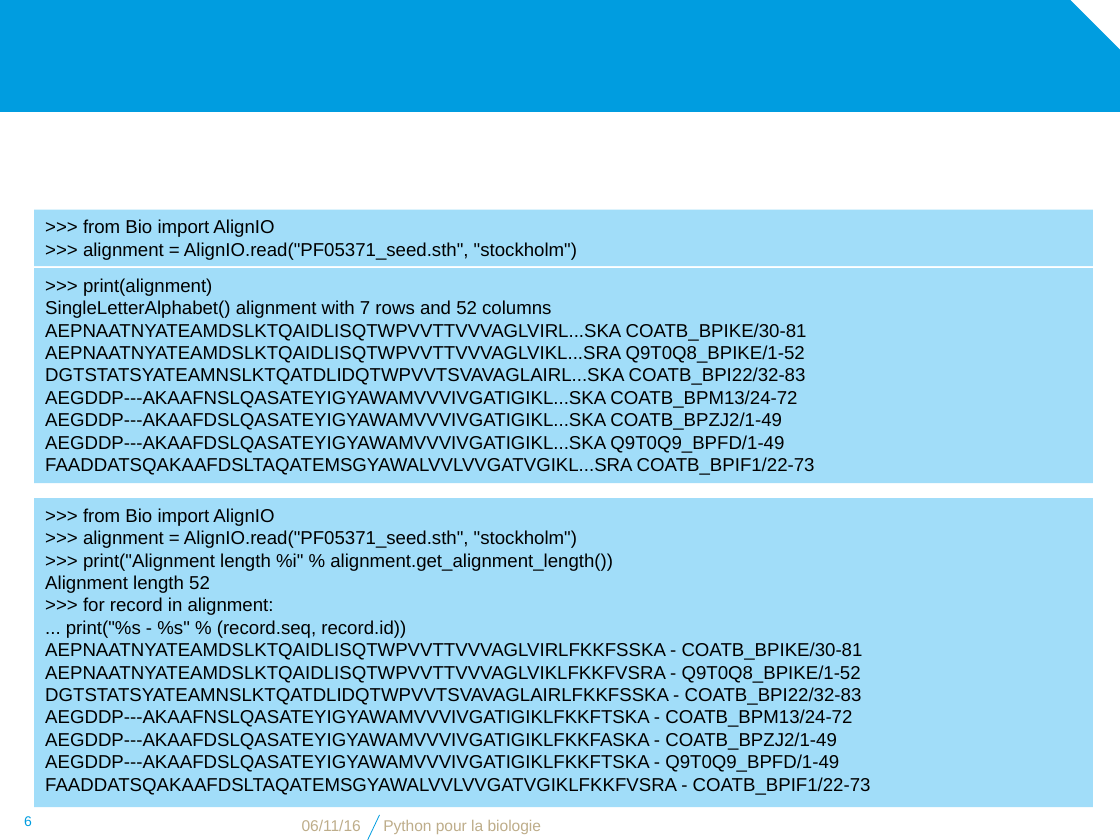
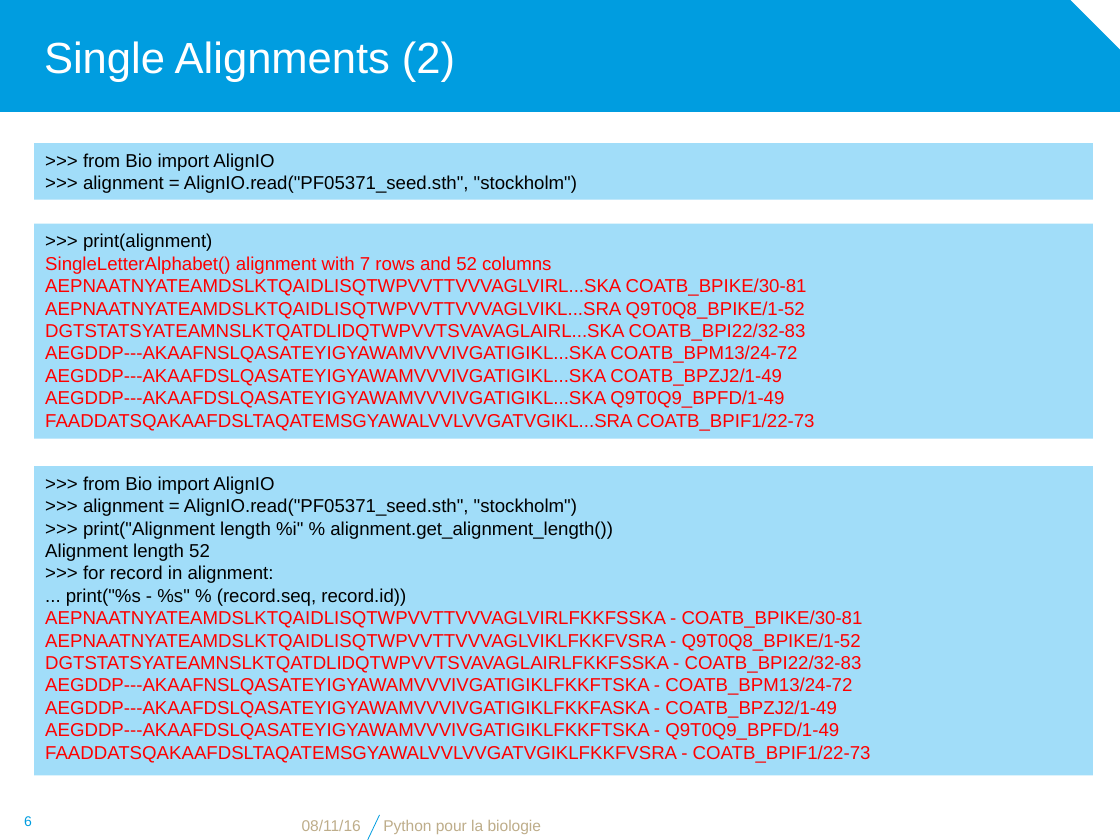
Before and after one commit to bdartigues/python_cnrs_formation, a slide deck: slide 6 of slides/python_biopython_Multiple_alignment.pptx. Drawn at 1120x840 pixels with LibreOffice and Linux fonts; fonts in the diff are those of the drawing; background and template pictures are left out. Boxes give left, top, right and bottom in pixels: in the first picture for what was removed or moved away, otherwise in the second. Text is boxed around its words. In the diff, an @@ line names an element or a change of style, - is before the commit and + after.

```diff
--- a/slides/python_biopython_Multiple_alignment.pptx
+++ b/slides/python_biopython_Multiple_alignment.pptx
@@ title added at (x1=44, y1=41, x2=455, y2=82), 28 pt, text #FFFFFF @@
+Single Alignments (2)
@@ rectangle ">>> from Bio import AlignIO" moved from (x1=35, y1=209, x2=1093, y2=265) to (x1=35, y1=143, x2=1093, y2=199) @@
@@ rectangle ">>> print(alignment)" moved from (x1=35, y1=268, x2=1093, y2=483) to (x1=35, y1=224, x2=1093, y2=439) @@
@@ text in rectangle at (x1=45, y1=256, x2=815, y2=431): text colour #000000 to #FF0000 @@
@@ rectangle ">>> from Bio import AlignIO" moved from (x1=35, y1=498, x2=1093, y2=808) to (x1=35, y1=466, x2=1093, y2=775) @@
@@ text in rectangle at (x1=45, y1=610, x2=871, y2=763): text colour #000000 to #FF0000 in "AEPNAATNYATEAMDSLKTQAIDLISQTWPVVTTVVVAGLVIRLFKKFSSKA - COATB ...", "AEPNAATNYATEAMDSLKTQAIDLISQTWPVVTTVVVAGLVIKLFKKFVSRA - Q9T0Q ...", "DGTSTATSYATEAMNSLKTQATDLIDQTWPVVTSVAVAGLAIRLFKKFSSKA - COATB ...", "AEGDDP---AKAAFNSLQASATEYIGYAWAMVVVIVGATIGIKLFKKFTSKA - COATB ..." and 3 more places @@
```
Also in this commit, not shown: 22 other slides changed, 3 other files.
